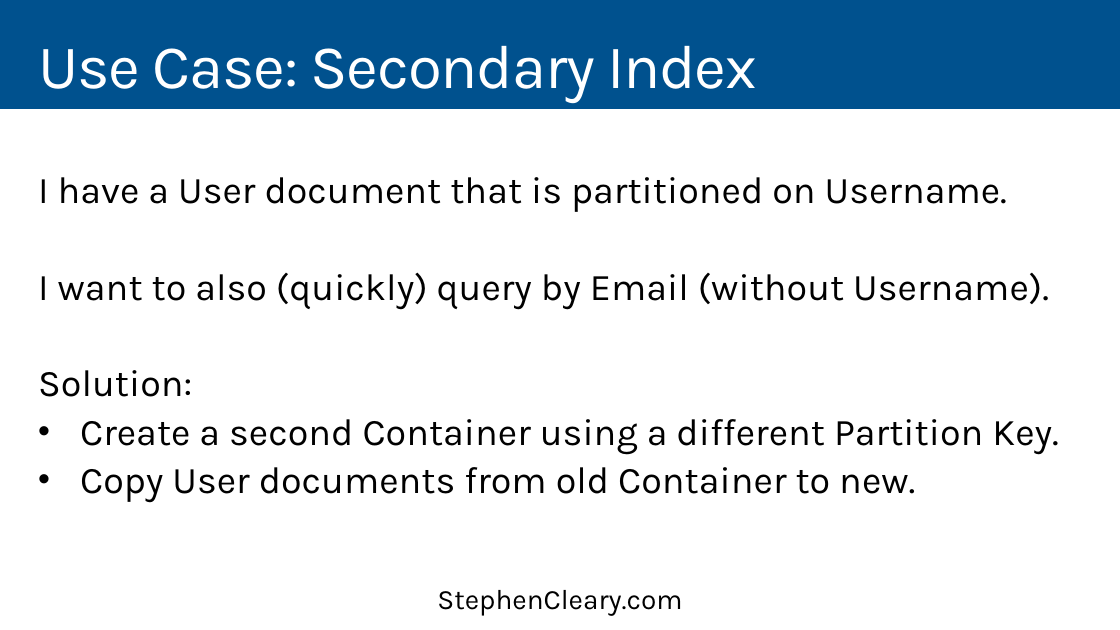
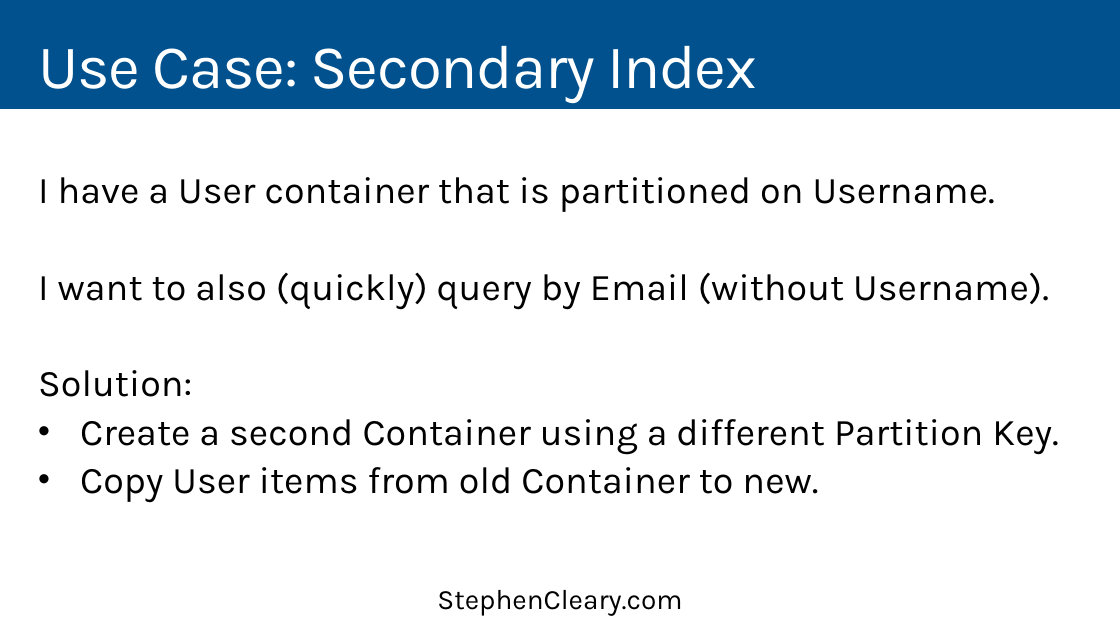
Before and after one commit to StephenCleary/Presentations, a slide deck: slide 46 of CosmosDB/CosmosDB - 16.9.pptx. Drawn at 1120x630 pixels with LibreOffice and Linux fonts; fonts in the diff are those of the drawing. Boxes give left, top, right and bottom in pixels: in the first picture for what was removed or moved away, otherwise in the second. Text is boxed around its words. In the diff, an @@ line names an element or a change of style, - is before the commit and + after.

```diff
--- a/CosmosDB/CosmosDB - 16.9.pptx
+++ b/CosmosDB/CosmosDB - 16.9.pptx
@@ text at [38,177,995,212]: text changed @@
-I have a User document that is partitioned on Username.
+I have a User container that is partitioned on Username.
@@ text at [80,467,818,503]: text changed @@
-• Copy User documents from old Container to new.
+• Copy User items from old Container to new.
```
Also in this commit, not shown: 15 other slides changed, 4 other files.
